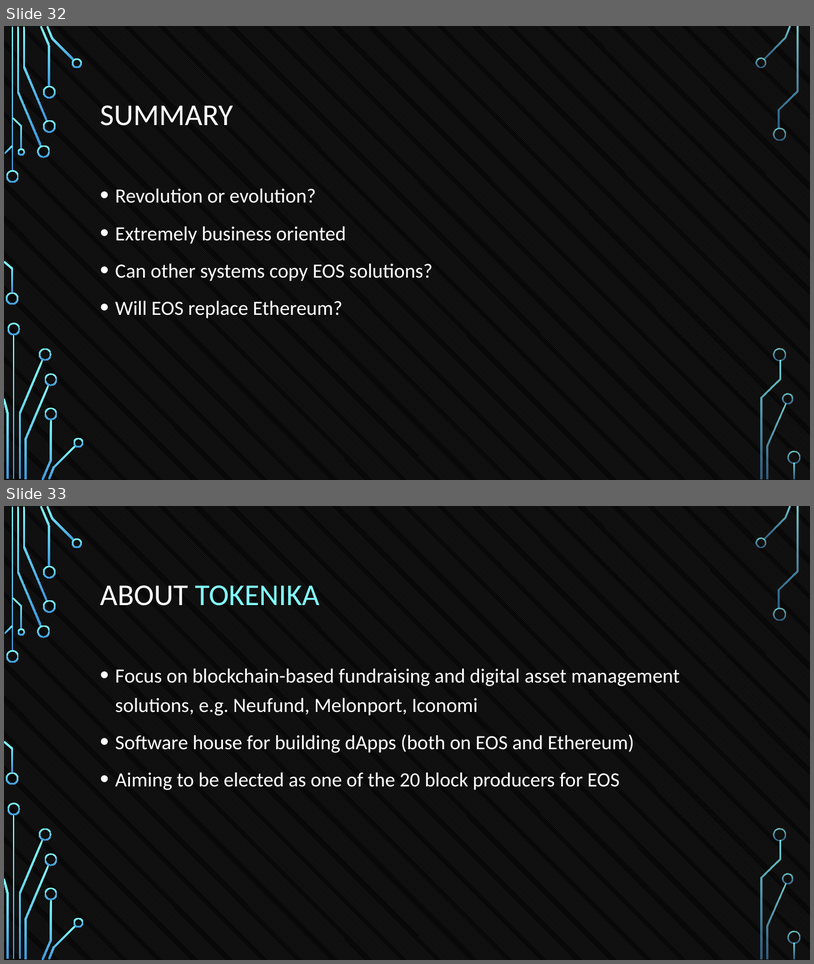
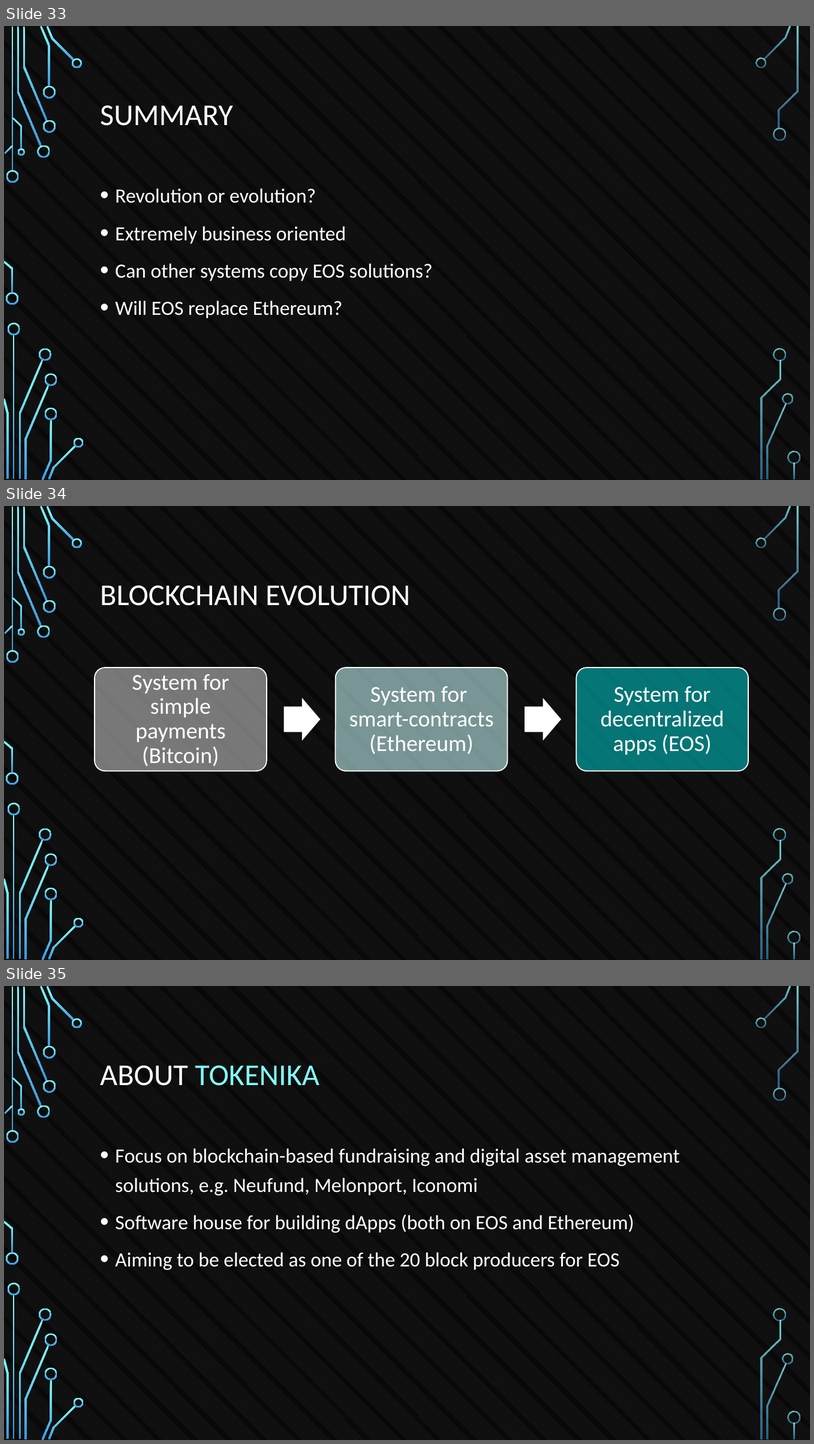
Before and after one commit to tokenika/tokenika.github.io, a slide deck: Oslo(1).pptx. Shown one above the other, each under a label of ours: slides 32 and 33 before the commit, slides 33, 34 and 35 after it. The pictures are 814x964 and 814x1444 pixels, drawn with LibreOffice and Linux fonts; fonts in the diff are those of the drawing; background and template pictures are left out. Boxes give left, top, right and bottom in pixels: in the first picture for what was removed or moved away, otherwise in the second. Text is boxed around its words. In the diff, an @@ line names an element or a change of style, - is before the commit and + after.

```diff
--- a/Oslo(1).pptx
+++ b/Oslo(1).pptx
@@ slide 34 added at <box>4,506,810,960</box>, background pattern #595959 on #000000; not listed: 36 template elements that a slide beside it also shows @@
@@ title added at <box>100,585,410,606</box>, 36 pt, text #FFFFFF @@
+BLOCKCHAIN EVOLUTION
@@ group added at <box>95,667,749,771</box>: 3 rounded rectangles, 3 texts, 2 right arrows @@
+System for
+simple payments
+(Bitcoin)
+System for
+smart-contracts
+(Ethereum)
+System for decentralized apps (EOS)
@@ what was slide 32 is now slide 33 @@
@@ what was slide 33 is now slide 35 @@
```
Also in this commit, not shown: 2 slides changed, 1 other slide added, 1 other file.
